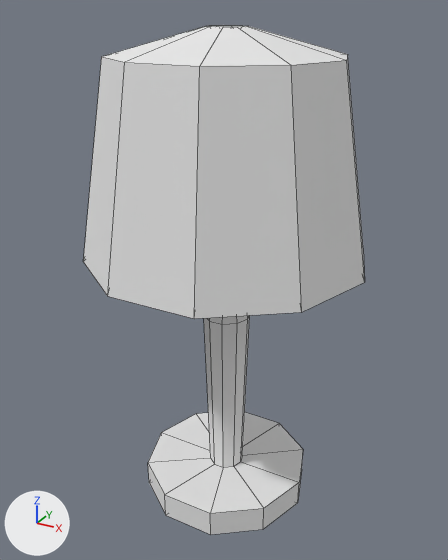
The FBX model Assets/Izzy/IzzyAssets/fbx models/small_lamp.fbx, before and after one commit.
The view is the same before and after, from a camera (50 mm lens) standing at (2.361, -0.664, 0.659) and looking at (1.995, 0.001, 0.326). Arrows for +X, +Y and +Z are at lower left; the lights stay in place. Mesh edges are drawn as thin lines. Where no turn or scale is listed for an object, it has been applied to the vertices.

In view in the first picture: 'small_lamp'.
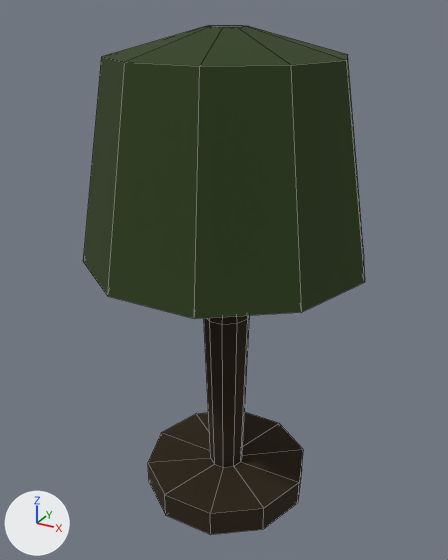
The newer file is also turned or shifted as a whole; pictures and numbers use the older file's frame.

Diff of the bpy script that builds the scene:
```diff
--- a/Assets/Izzy/IzzyAssets/fbx models/small_lamp.fbx.py
+++ b/Assets/Izzy/IzzyAssets/fbx models/small_lamp.fbx.py
@@ img_wardrobe_lamps_initialshadinggroup_basecolor_png @@
+img_wardrobe_lamps_initialshadinggroup_basecolor_png = load_image('wardrobe_lamps_initialShadingGroup_BaseColor.png', '../Materials/wardrobe_lamps_initialShadingGroup_BaseColor.png', 1024, 1024, 'sRGB')
@@ mat_initialshadinggroup_001 @@
 mat_initialshadinggroup_001 = principled_material('initialShadingGroup.001')
-mat_initialshadinggroup_001.base_color = (0.8, 0.8, 0.8)  # white #e7e7e7
+mat_initialshadinggroup_001.texture = img_wardrobe_lamps_initialshadinggroup_basecolor_png
 mat_initialshadinggroup_001.roughness = 1.0
```

Boxes [x1, y1, x2, y2] around the edits, measured in the pictures (448 x 560 px):
'small_lamp', surface changed (grey to green)
    both: [83, 26, 365, 535]
